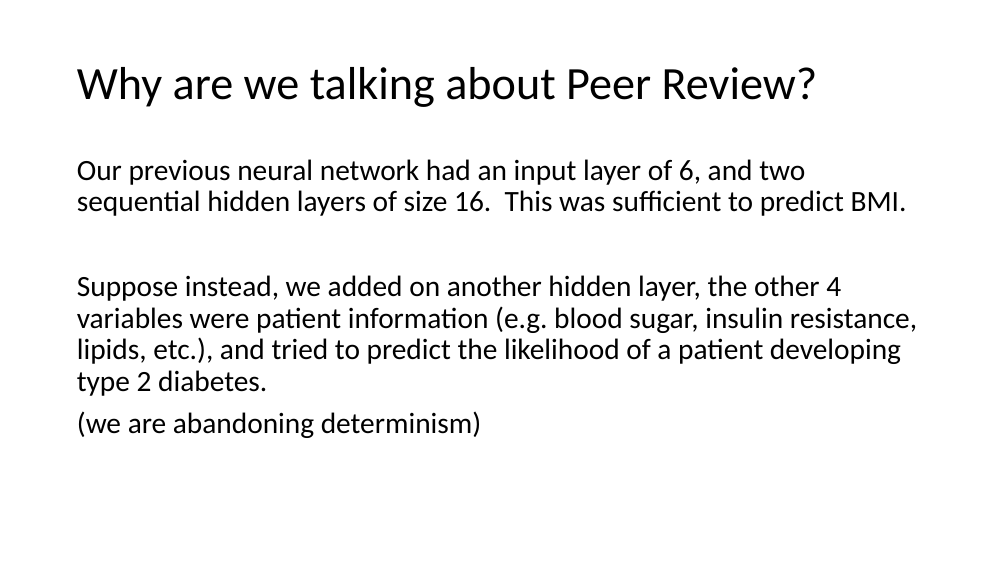
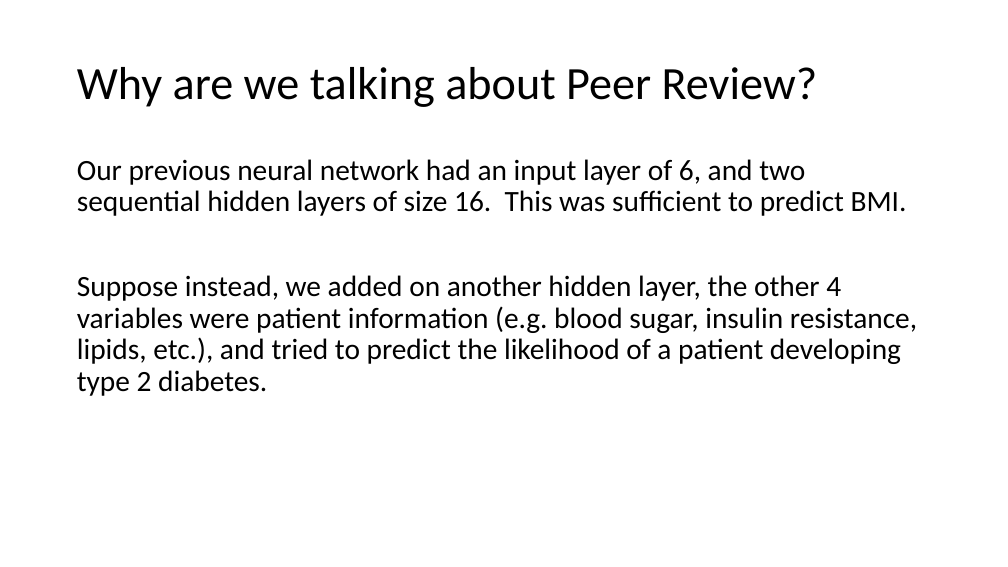
Before and after one commit to snyderjo/Neural-Network-Presentation, a slide deck: slide 15 of firstPart/Neural Networks - pt 1.pptx. Drawn at 1008x567 pixels with LibreOffice and Linux fonts; fonts in the diff are those of the drawing. Boxes give left, top, right and bottom in pixels: in the first picture for what was removed or moved away, otherwise in the second. Text is boxed around its words. In the diff, an @@ line names an element or a change of style, - is before the commit and + after.

```diff
--- a/firstPart/Neural Networks - pt 1.pptx
+++ b/firstPart/Neural Networks - pt 1.pptx
@@ text at (x1=77, y1=411, x2=481, y2=438): paragraph removed @@
-(we are abandoning determinism)
```
Also in this commit, not shown: 3 other slides changed, 2 slides added.
